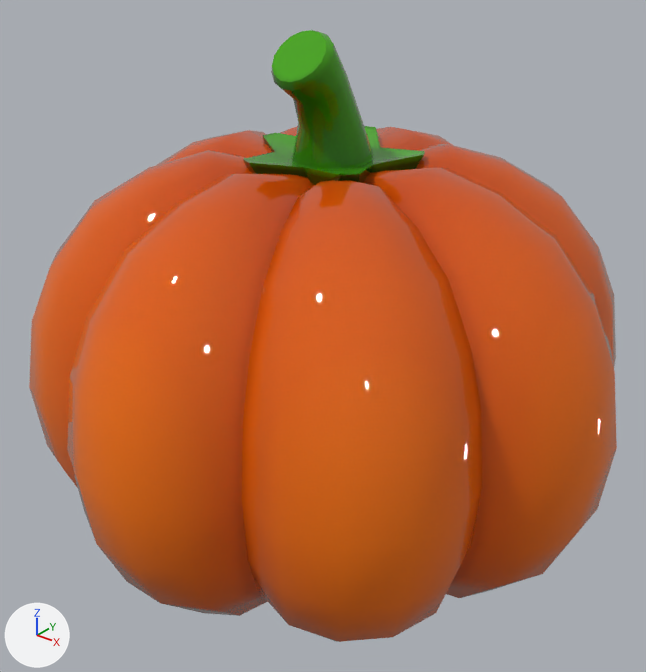
Before and after pictures for a commit that changed the FBX model ZhengliMoXing/Assets/GameAssets/Local/LevelObjects/ObjModel/ObjModel8/Fbx/pumpkin_orange.fbx.
One viewpoint serves both versions: a camera (50 mm lens) standing at (0.01195, -0.01519, 0.00971) and looking at (0.00008, -0.00035, 0.00051). Arrows for +X, +Y and +Z are at lower left; the lights stay in place. Where no turn or scale is listed for an object, it has been applied to the vertices.

The older version as bpy lines, for what is in view:
```python
mat_pumpkin_orange = principled_material('pumpkin_orange')
mat_pumpkin_orange.texture = img_pumpkin_orange_png
mat_pumpkin_orange.roughness = 0.0
me_圆环_048 = bpy.data.meshes.new('圆环.048')
me_圆环_048.from_pydata(...)  # 601 vertices, 569 faces; spans x -0.00698..0.00698, y -0.00698..0.00698, z -0.00506..0.00739
me_圆环_048.materials.append(mat_pumpkin_orange)  # picture img_pumpkin_orange_png
ob_pumpkin_orange = bpy.data.objects.new('pumpkin_orange', me_圆环_048)
ob_pumpkin_orange.location = (0.0, 0.0, 0.0)
```
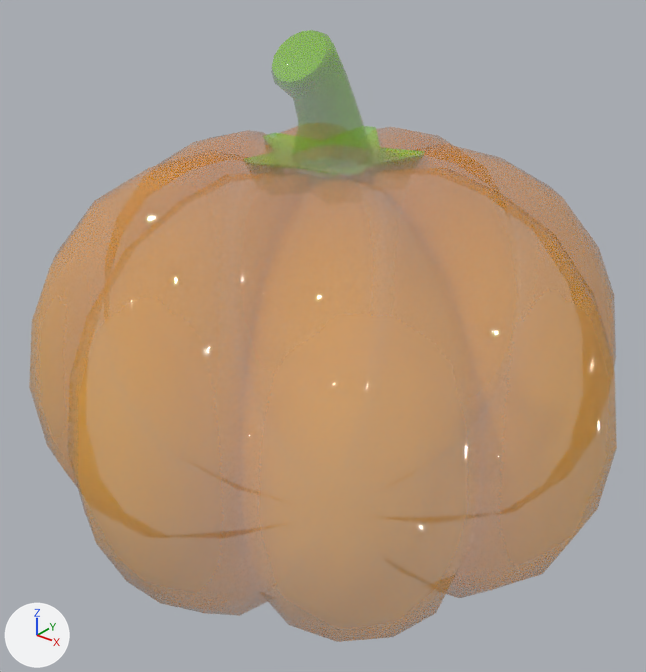
The newer file is also rescaled (x0.83), turned or shifted as a whole; pictures and numbers use the older file's frame.

Changed parts and their boxes [x1, y1, x2, y2] in the pictures (646 x 672 px):
```json
{"object": "pumpkin_orange", "change": "surface changed", "before": [29, 30, 617, 642], "after": [29, 30, 617, 642], "on screen": "orange to brown"}
```

Scene script edits in JSON lines:
```json
{"op": "set", "path": "img_pumpkin_orange_png", "old": "load_image('pumpkin_orange.png', '../Texture/pumpkin_orange.png', 512, 512, 'sRGB')", "new": "load_image('pumpkin_orange.png', '../Texture/pumpkin_orange.png', 512, 512, 'Non-Color')"}
{"op": "add", "block": "mat_pumpkin_orange", "code": "n3 = _N.new('ShaderNodeTexImage'); n3.name = 'Image Texture.001'"}
{"op": "add", "block": "mat_pumpkin_orange", "code": "n3.image = img_pumpkin_orange_png"}
{"block": "mat_pumpkin_orange", "where": "n0 = _N.new('ShaderNodeBsdfPrincipled'); n0.name = 'Principled BSDF'"}
{"op": "add", "block": "mat_pumpkin_orange", "code": "_L.new(n3.outputs[0], n0.inputs[4])  # 'Color' to 'Alpha'"}
```
